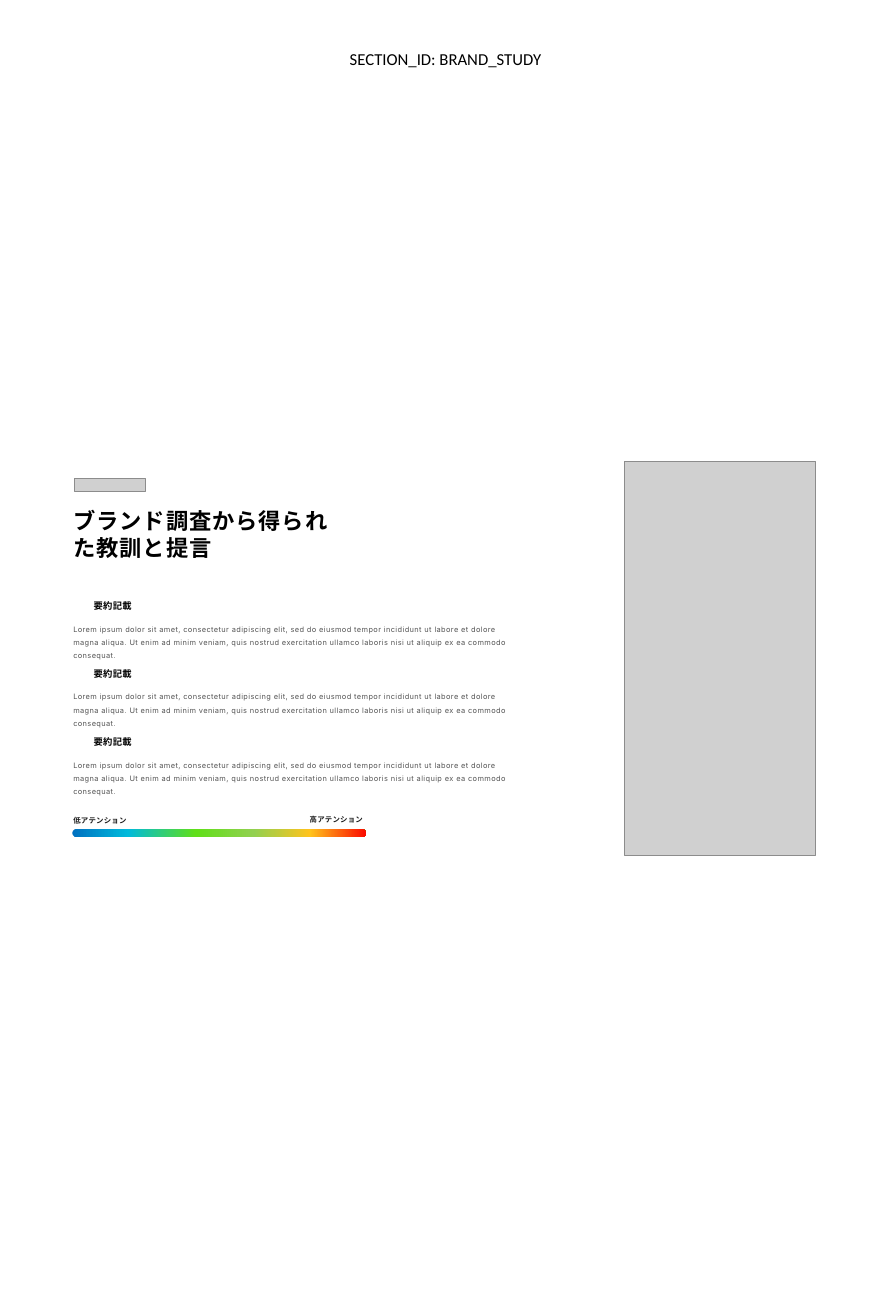
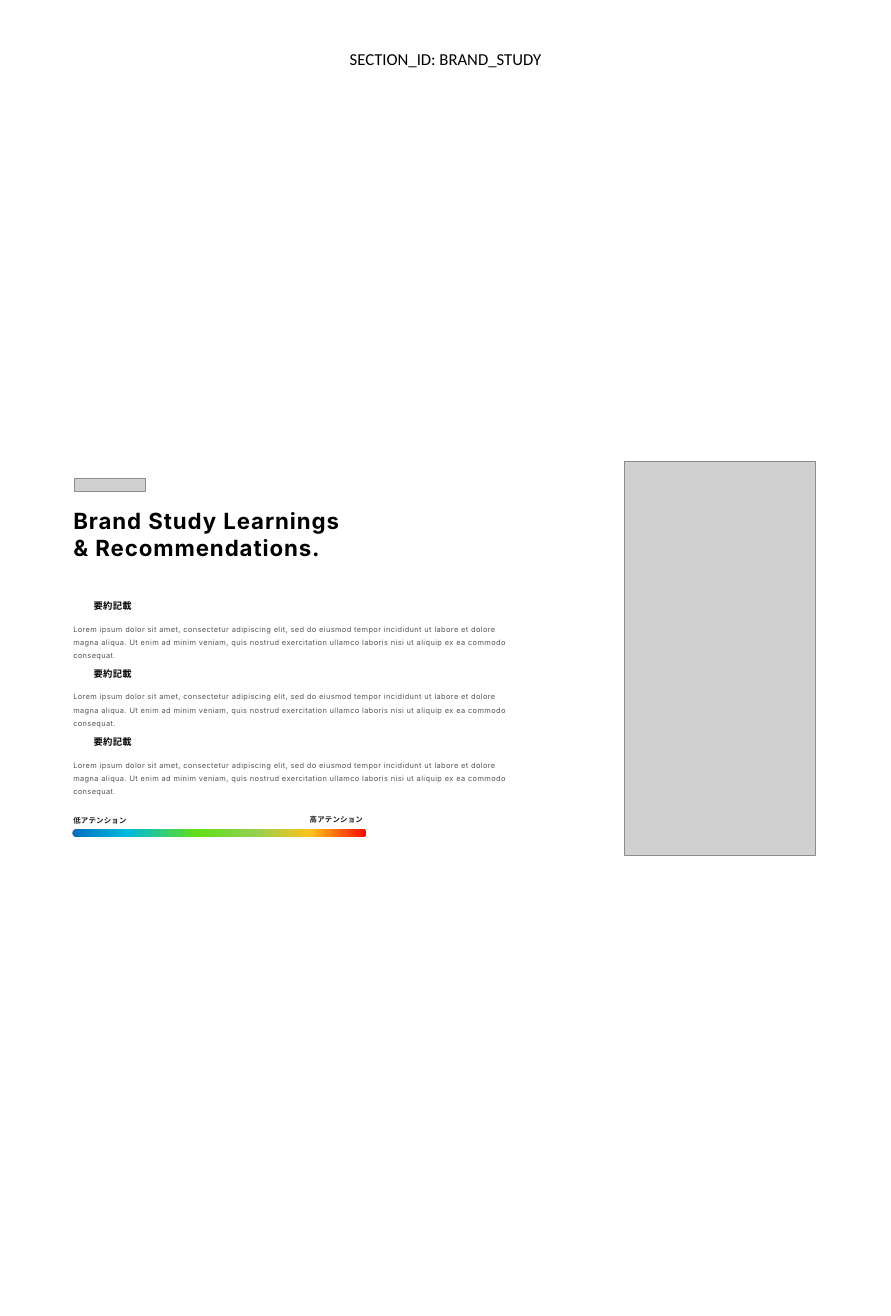
Before and after one commit to Daniel-MOBKOI/pca-automation-api, a slide deck: slide 10 of app/templates/modular_sections_master_ja.pptx. Drawn at 891x1316 pixels with LibreOffice and Linux fonts; fonts in the diff are those of the drawing; grey boxes stand for pictures; background and template pictures are left out. Boxes give left, top, right and bottom in pixels: in the first picture for what was removed or moved away, otherwise in the second. Text is boxed around its words. In the diff, an @@ line names an element or a change of style, - is before the commit and + after.

```diff
--- a/app/templates/modular_sections_master_ja.pptx
+++ b/app/templates/modular_sections_master_ja.pptx
@@ text at (73, 512, 339, 557): text changed; font Open Sans to Inter @@
-ブランド調査から得られた教訓と提言
+Brand Study Learnings & Recommendations.
```
Also in this commit, not shown: 10 other slides changed, 5 other files.
